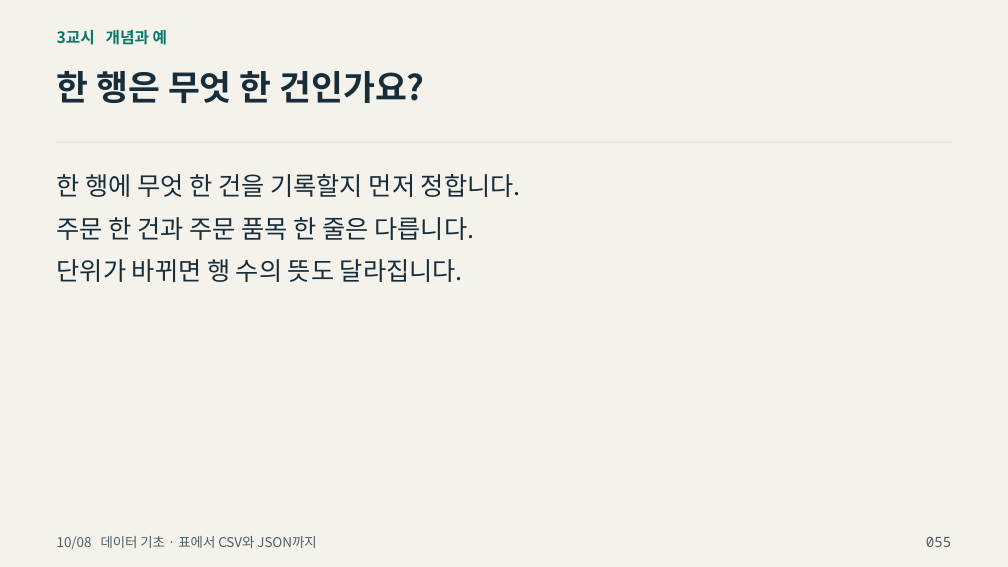
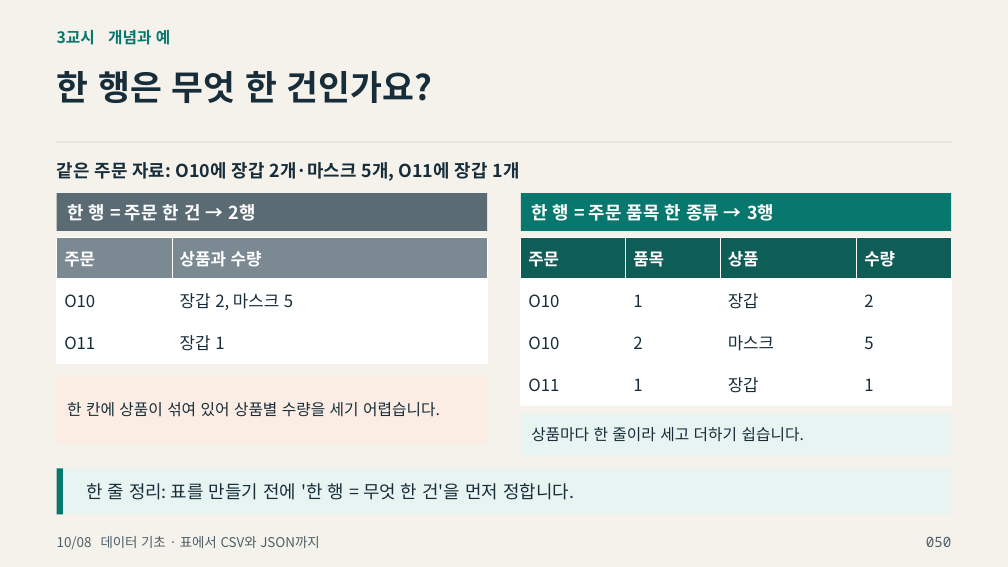
Before and after one commit to zeusk302-png/kdigital-physical-ai, a slide deck: slide 50 of downloads/2026-10-08/readable-slides.pptx (slide 55 before the commit). Drawn at 1008x567 pixels with LibreOffice and Linux fonts; fonts in the diff are those of the drawing; background and template pictures are left out. Boxes give left, top, right and bottom in pixels: in the first picture for what was removed or moved away, otherwise in the second. Text is boxed around its words. In the diff, an @@ line names an element or a change of style, - is before the commit and + after.

```diff
--- a/downloads/2026-10-08/readable-slides.pptx
+++ b/downloads/2026-10-08/readable-slides.pptx
@@ text added at [57,162,520,181], 17 pt, text #172E3A, bold @@
+같은 주문 자료: O10에 장갑 2개·마스크 5개, O11에 장갑 1개
@@ rectangle added at [57,194,487,231], fill #5B6B74, 17 pt, text #FFFFFF, bold @@
+한 행 = 주문 한 건 → 2행
@@ rectangle added at [521,194,951,231], fill #08776D, 17 pt, text #FFFFFF, bold @@
+한 행 = 주문 품목 한 종류 → 3행
@@ text removed at [57,217,474,240] @@
-주문 한 건과 주문 품목 한 줄은 다릅니다.
@@ table added at [57,237,488,364], 3 rows, 2 columns @@
+주문 | 상품과 수량
+O10 | 장갑 2, 마스크 5
+O11 | 장갑 1
@@ table added at [521,237,952,405], 4 rows, 4 columns @@
+주문 | 품목 | 상품 | 수량
+O10 | 1 | 장갑 | 2
+O10 | 2 | 마스크 | 5
+O11 | 1 | 장갑 | 1
@@ text removed at [57,259,463,282] @@
-단위가 바뀌면 행 수의 뜻도 달라집니다.
@@ rectangle added at [57,376,487,443], fill #FBEDE3, 15 pt, text #172E3A @@
+한 칸에 상품이 섞여 있어 상품별 수량을 세기 어렵습니다.
@@ rectangle added at [521,414,951,456], fill #E7F4F1, 15 pt, text #172E3A @@
+상품마다 한 줄이라 세고 더하기 쉽습니다.
@@ rectangle added at [57,468,951,514], fill #E7F4F1 @@
@@ rectangle added at [57,468,63,514], fill #08776D @@
@@ text "한 줄 정리: 표를 만들기 ..." at [86,483,574,500]: vertical alignment top to middle @@
@@ text at [86,483,574,500]: text changed; size 24 to 17 pt @@
-한 행에 무엇 한 건을 기록할지 먼저 정합니다.
+한 줄 정리: 표를 만들기 전에 '한 행 = 무엇 한 건'을 먼저 정합니다.
@@ text at [926,537,951,547]: text changed @@
-055
+050
```
Also in this commit, not shown: 83 other slides changed, 33 slides added, 23 slides removed, 11 other files.
